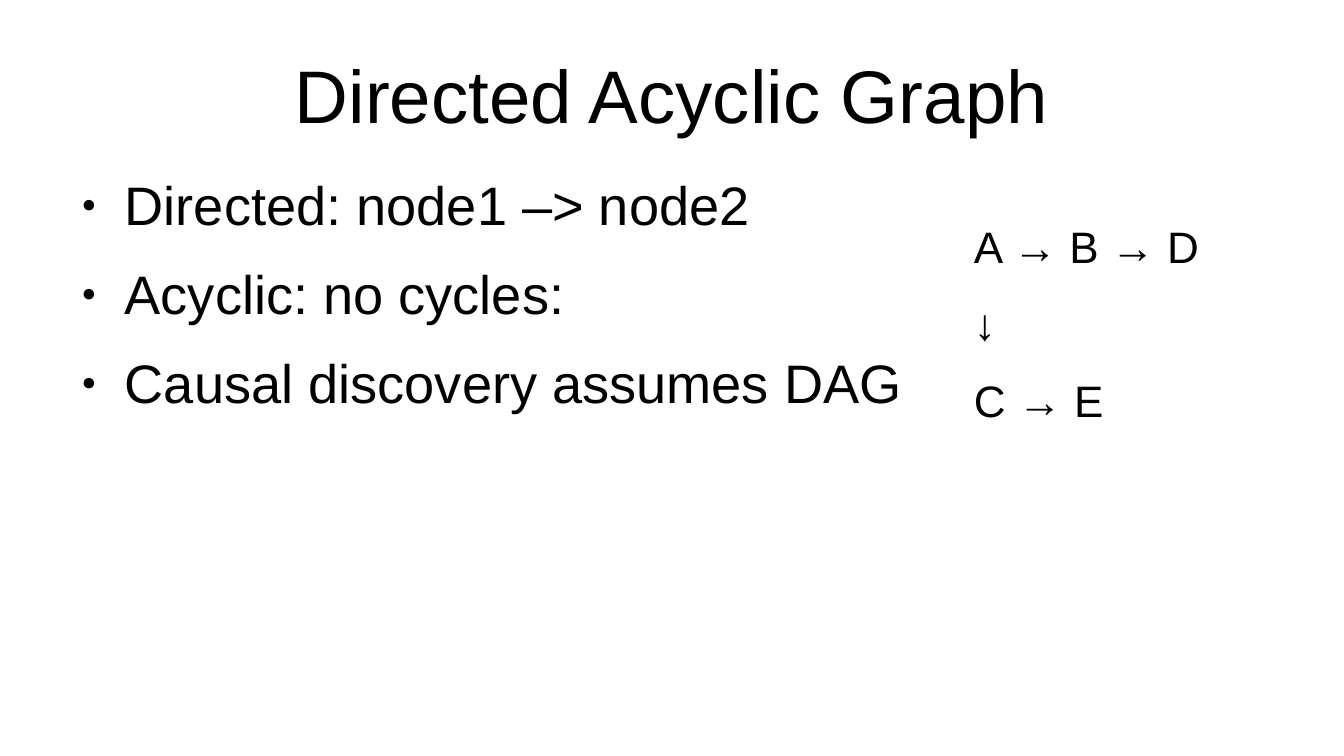
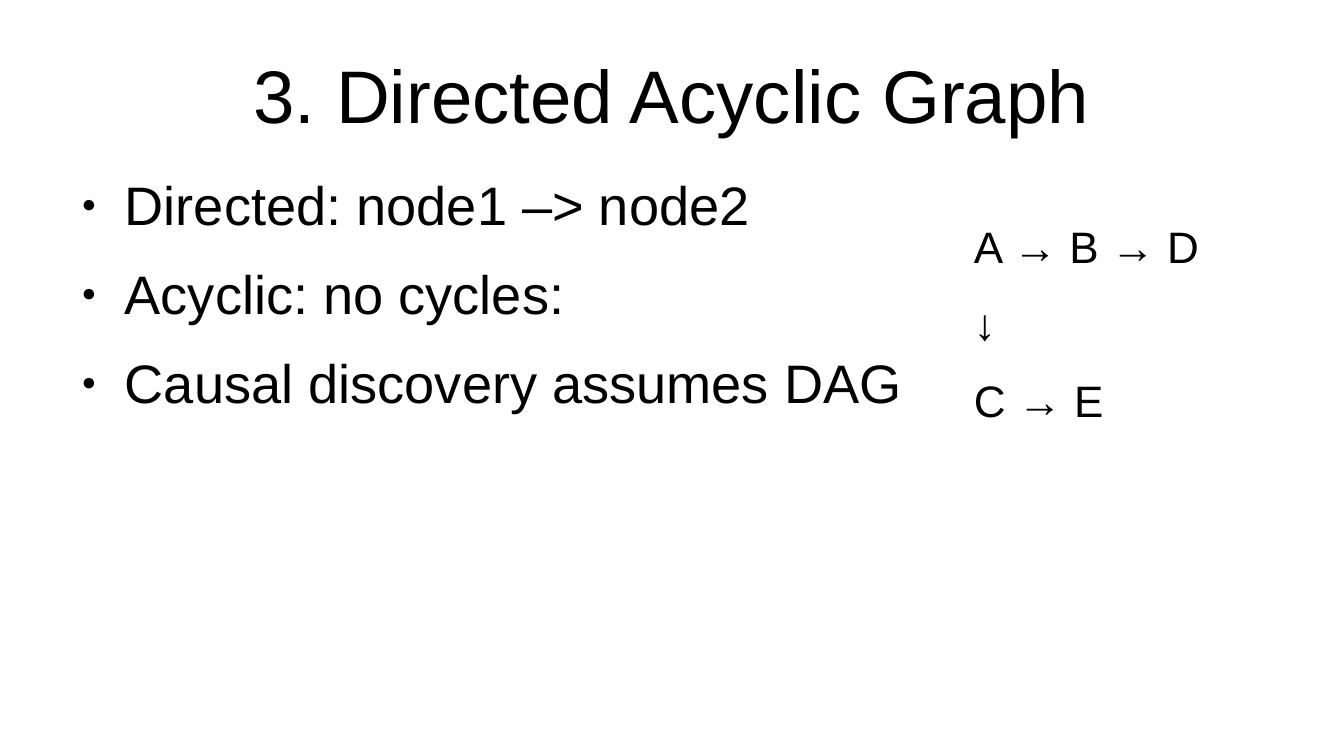
Before and after one commit to emoen/CausalityDiscoveryCrunchDAO, a slide deck: slide 6 of presentation/HIBRAIN_March_25.odp (slide 7 before the commit). Drawn at 1344x756 pixels with LibreOffice and Linux fonts; fonts in the diff are those of the drawing. Boxes give left, top, right and bottom in pixels: in the first picture for what was removed or moved away, otherwise in the second. Text is boxed around its words. In the diff, an @@ line names an element or a change of style, - is before the commit and + after.

```diff
--- a/presentation/HIBRAIN_March_25.odp
+++ b/presentation/HIBRAIN_March_25.odp
@@ title at (253,69,1089,137): text changed @@
-Directed Acyclic Graph
+3. Directed Acyclic Graph
```
Also in this commit, not shown: 5 other slides changed, 8 slides added, 6 slides removed.
